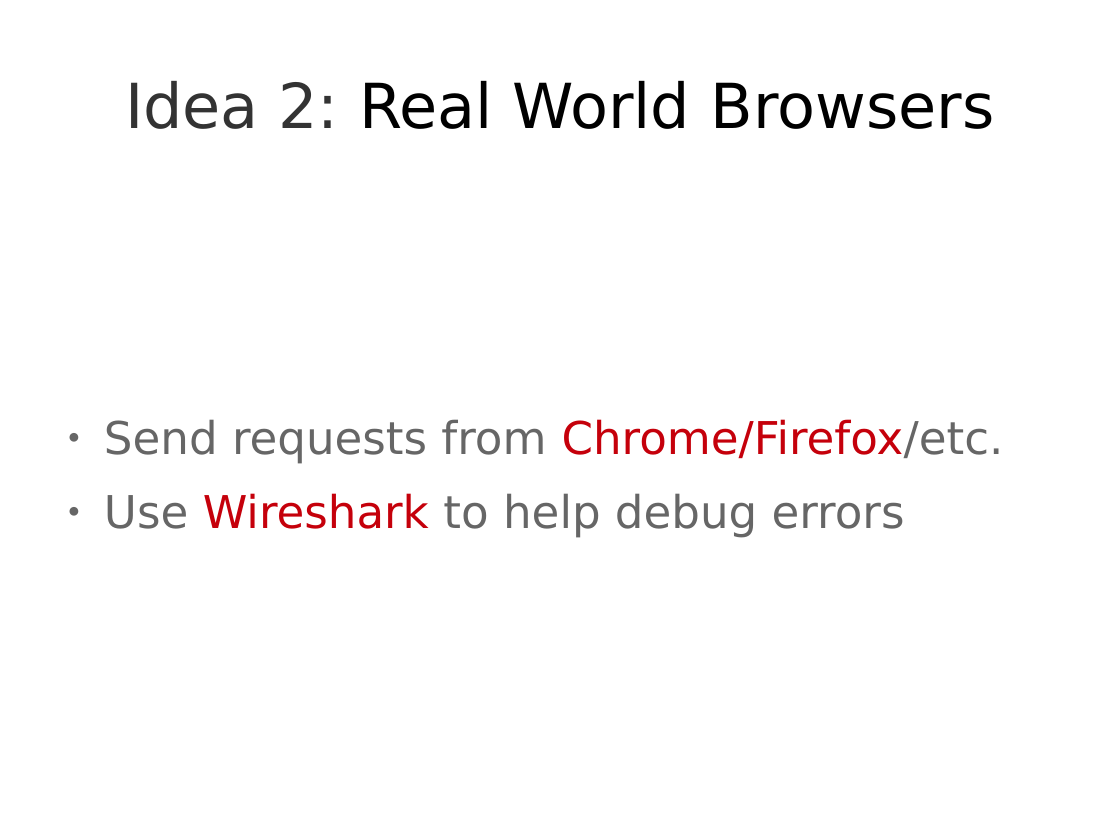
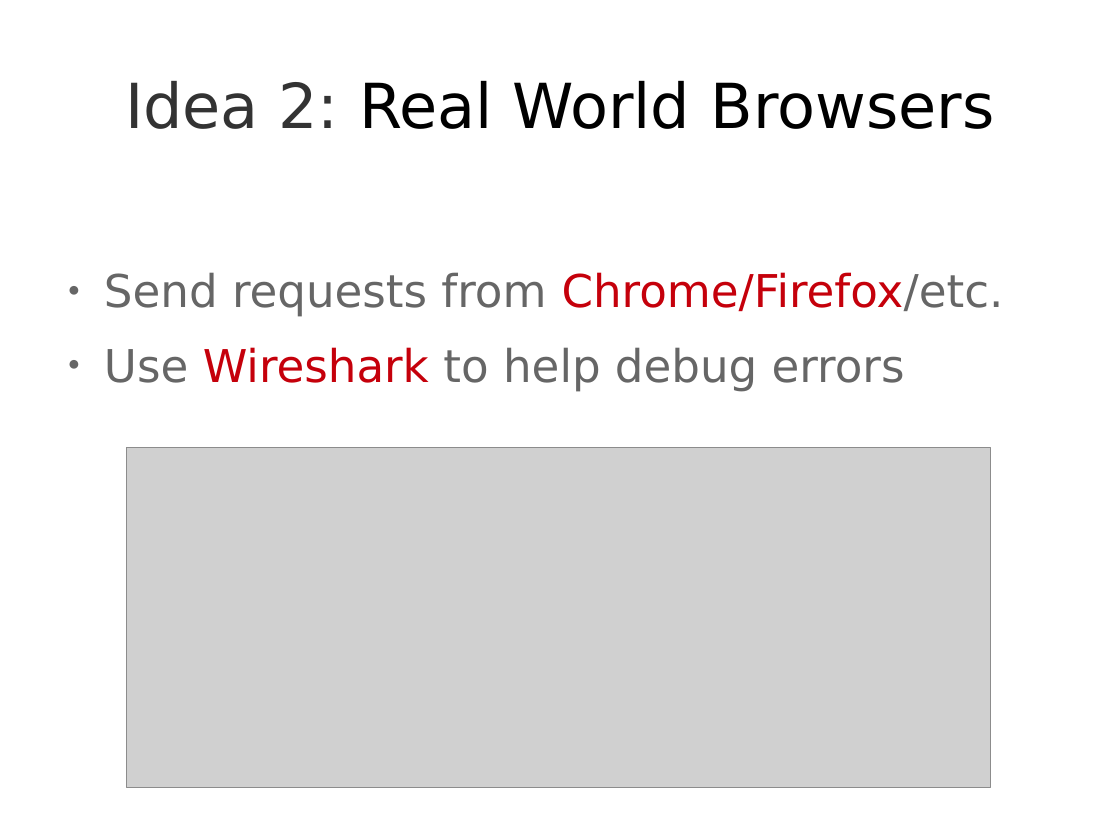
Before and after one commit to Jarvishappy/15-441-Recitation-Sessions, a slide deck: slide 6 of recitation4/src/recitation4-david.odp. Drawn at 1120x840 pixels with LibreOffice and Linux fonts; fonts in the diff are those of the drawing; grey boxes stand for pictures. Boxes give left, top, right and bottom in pixels: in the first picture for what was removed or moved away, otherwise in the second. Text is boxed around its words. In the diff, an @@ line names an element or a change of style, - is before the commit and + after.

```diff
--- a/recitation4/src/recitation4-david.odp
+++ b/recitation4/src/recitation4-david.odp
@@ text "Send requests from Chrome/Firefox/etc." moved from (x1=104, y1=419, x2=1004, y2=538) to (x1=104, y1=272, x2=1004, y2=392) @@
@@ picture added at (x1=127, y1=447, x2=991, y2=788) @@
```
Also in this commit, not shown: 2 other slides changed, 1 other file.
